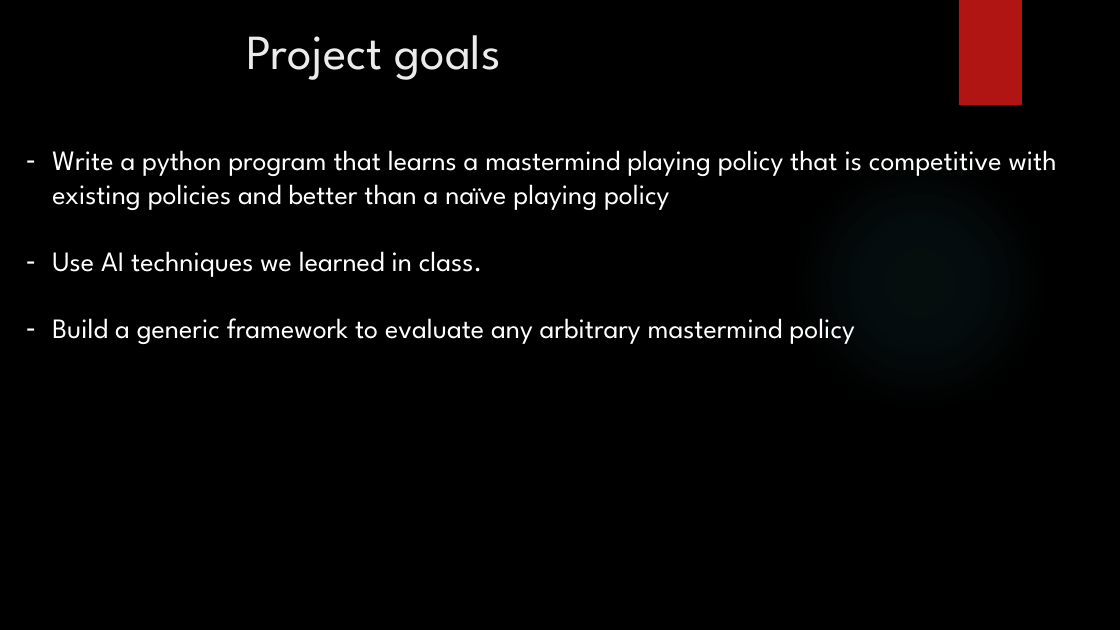
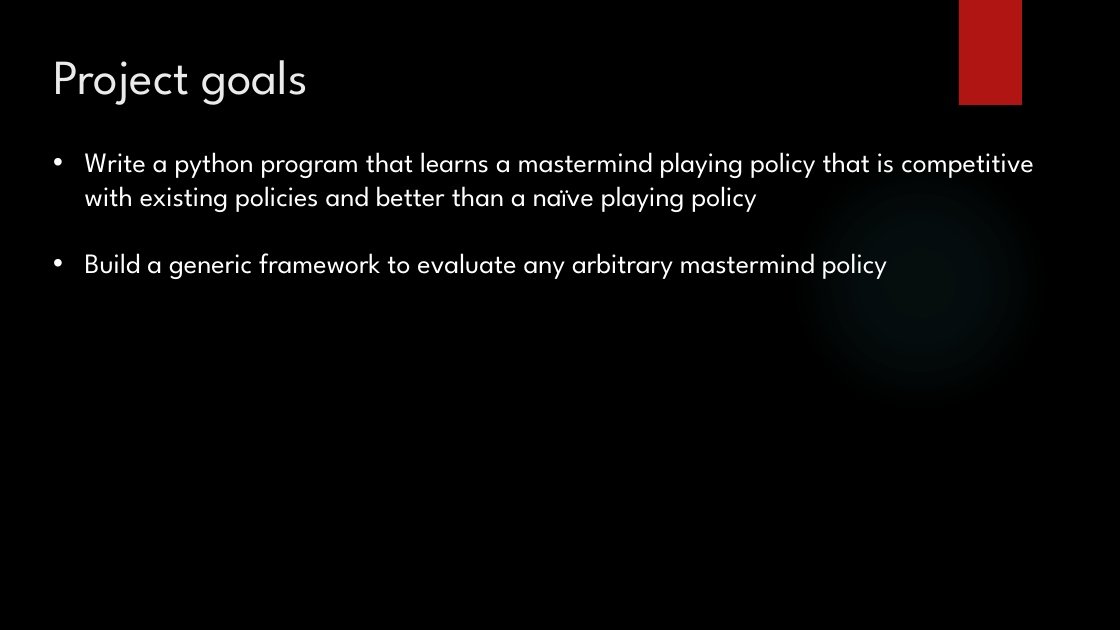
Before and after one commit to gilsh2/final_ai_project, a slide deck: slide 2 of ai_final_project_mastermind.pptx. Drawn at 1120x630 pixels with LibreOffice and Linux fonts; fonts in the diff are those of the drawing; background and template pictures are left out. Boxes give left, top, right and bottom in pixels: in the first picture for what was removed or moved away, otherwise in the second. Text is boxed around its words. In the diff, an @@ line names an element or a change of style, - is before the commit and + after.

```diff
--- a/ai_final_project_mastermind.pptx
+++ b/ai_final_project_mastermind.pptx
@@ text "Project goals": place and size @@
-text "Project goals" at box(247, 35, 501, 80)
+text "Project goals" at box(53, 60, 307, 105)
@@ text "Write a python program that ...": place and size @@
-text "Write a python program that ..." at box(52, 150, 1057, 344)
+text "Write a python program that ..." at box(85, 152, 1034, 279)
@@ text "Write a python program that ..." at box(85, 152, 1034, 279): bullet - to • @@
@@ text at box(52, 251, 482, 277): paragraph removed @@
-– Use AI techniques we learned in class.
```
Also in this commit, not shown: 14 other slides changed, 4 slides added, 1 other file.
